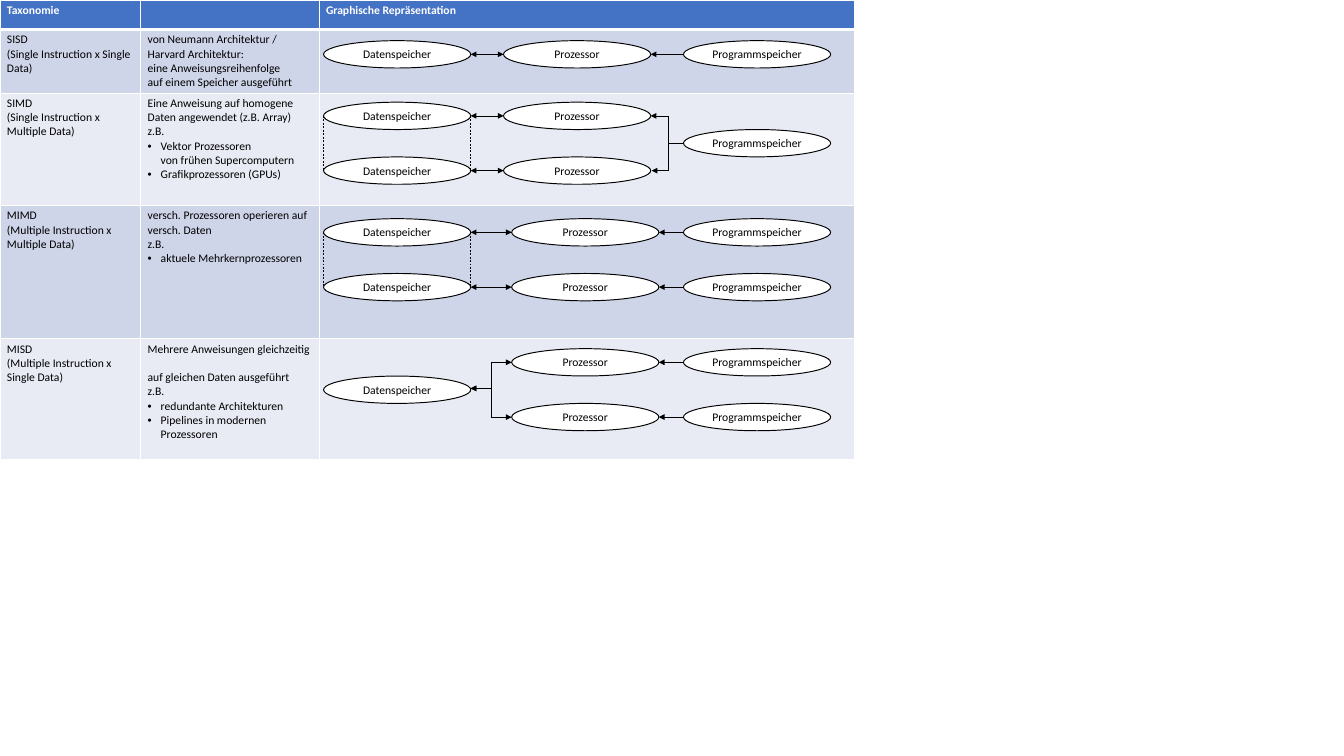
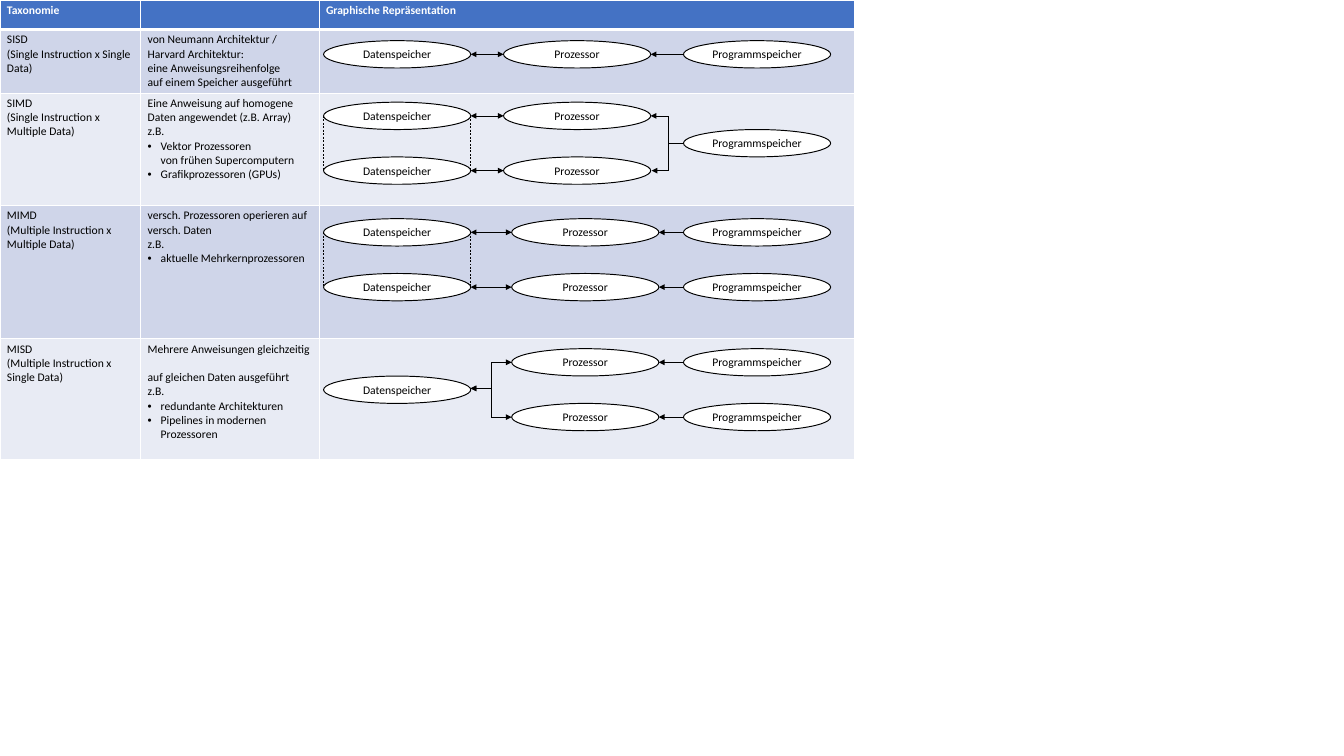
Before and after one commit to jpaczia/KIT-Programmierparadigmen, a slide deck: slide 1 of imgs/Flynns Taxonomy.pptx. Drawn at 1344x756 pixels with LibreOffice and Linux fonts; fonts in the diff are those of the drawing. Boxes give left, top, right and bottom in pixels: in the first picture for what was removed or moved away, otherwise in the second. Text is boxed around its words. In the diff, an @@ line names an element or a change of style, - is before the commit and + after.

```diff
--- a/imgs/Flynns Taxonomy.pptx
+++ b/imgs/Flynns Taxonomy.pptx
@@ table at [0,0,854,451] @@
-row 4, column 2: versch. Prozessoren operieren auf versch. Daten z.B. / aktuele Mehrkernprozessoren
+row 4, column 2: versch. Prozessoren operieren auf versch. Daten z.B. / aktuelle Mehrkernprozessoren
```
Also in this commit, not shown: 2 other files.
